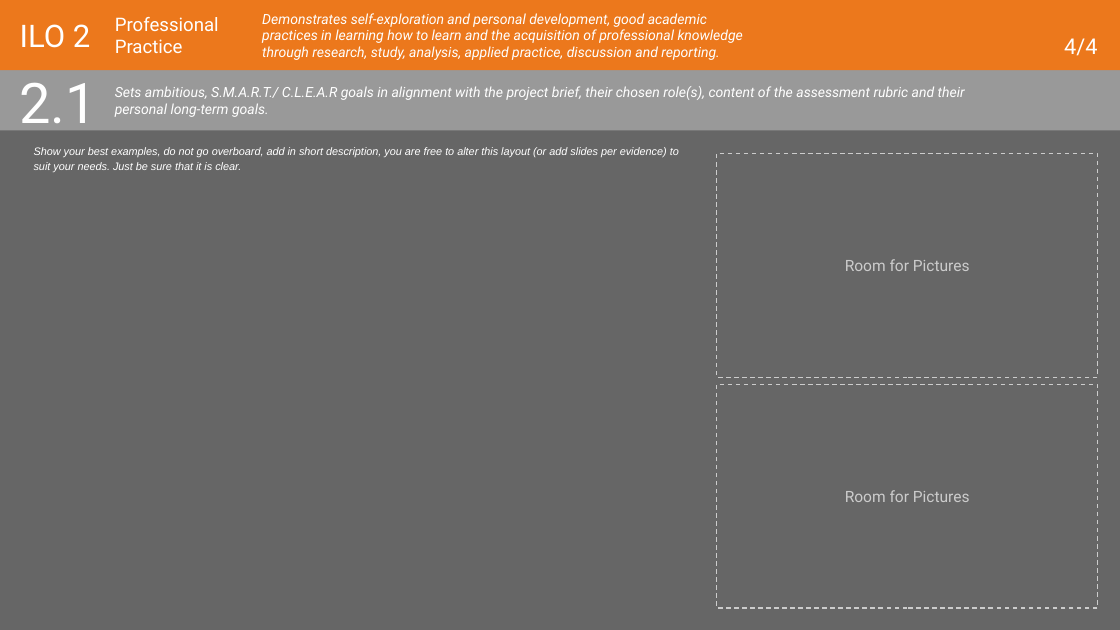
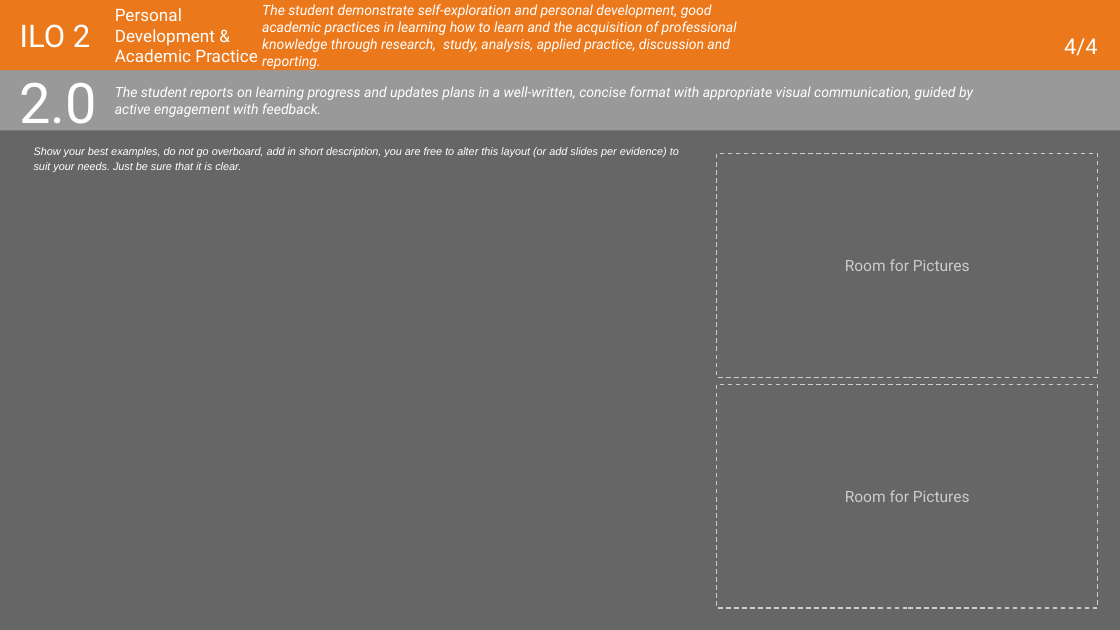
Before and after one commit to PsDragon/ADSAI_FOR_SECOND_YEARS, a slide deck: slide 27 of docs/Year2/BlockA/MS Teams Assignment Template/2022-23-ADS_AI Learning Log Y2A.pptx (slide 30 before the commit). Drawn at 1120x630 pixels with LibreOffice and Linux fonts; fonts in the diff are those of the drawing. Boxes give left, top, right and bottom in pixels: in the first picture for what was removed or moved away, otherwise in the second. Text is boxed around its words. In the diff, an @@ line names an element or a change of style, - is before the commit and + after.

Commit message:
Y2A - MS Teams Assignment Update: Learning Log + Assessment Rubric

```diff
--- a/docs/Year2/BlockA/MS Teams Assignment Template/2022-23-ADS_AI Learning Log Y2A.pptx
+++ b/docs/Year2/BlockA/MS Teams Assignment Template/2022-23-ADS_AI Learning Log Y2A.pptx
@@ title at box(115, 8, 257, 62): text changed; size 12 to 11 pt @@
-Professional Practice
+Personal Development & Academic Practice
@@ title at box(262, 4, 737, 69): text changed @@
-Demonstrates self-exploration and personal development, good academic practices in learning how to learn and the acquisition of professional knowledge through research, study, analysis, applied practice, discussion and reporting.
+The student demonstrate self-exploration and personal development, good academic practices in learning how to learn and the acquisition of professional knowledge through research, study, analysis, applied practice, discussion and reporting.
@@ title at box(20, 83, 98, 137): text changed @@
-2.1
+2.0
@@ title at box(115, 86, 973, 117): text changed @@
-Sets ambitious, S.M.A.R.T./ C.L.E.A.R goals in alignment with the project brief, their chosen role(s), content of the assessment rubric and their personal long-term goals.
+The student reports on learning progress and updates plans in a well-written, concise format with appropriate visual communication, guided by active engagement with feedback.
```
Also in this commit, not shown: 12 other slides changed, 4 slides removed, 1 other file.
